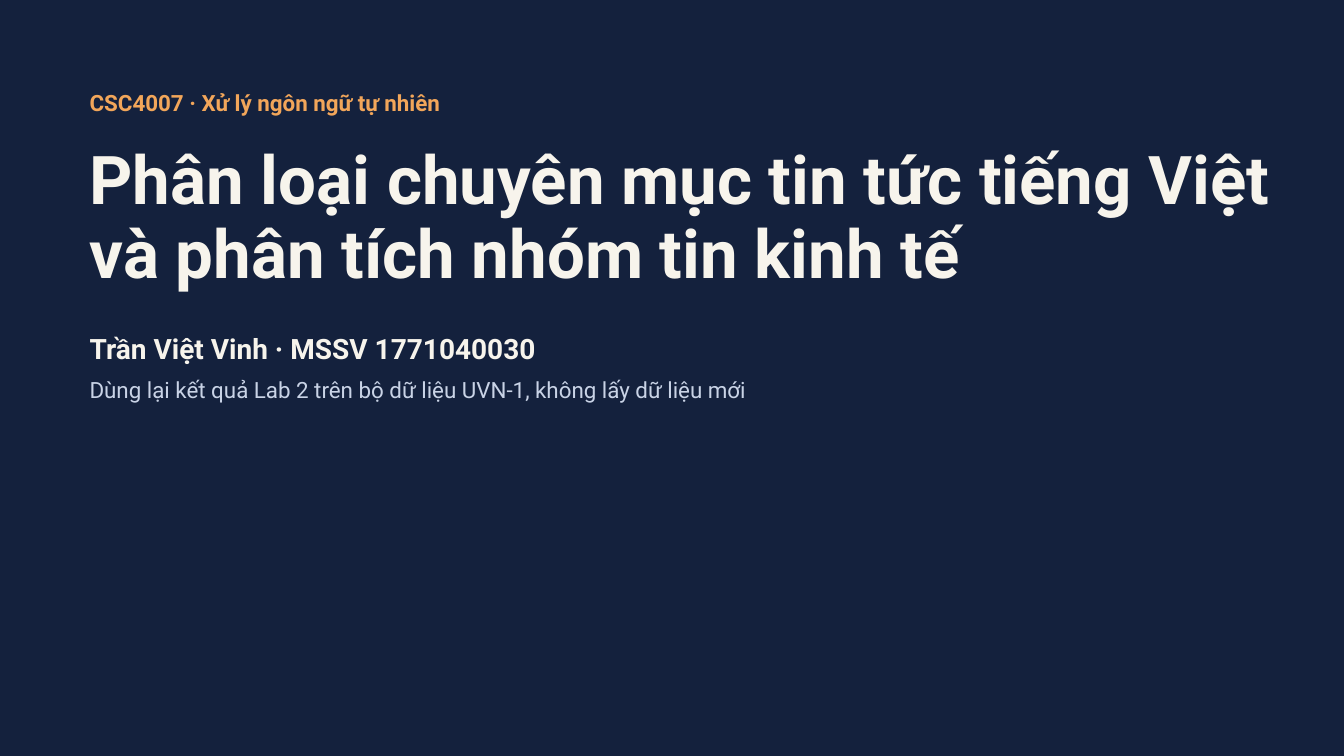
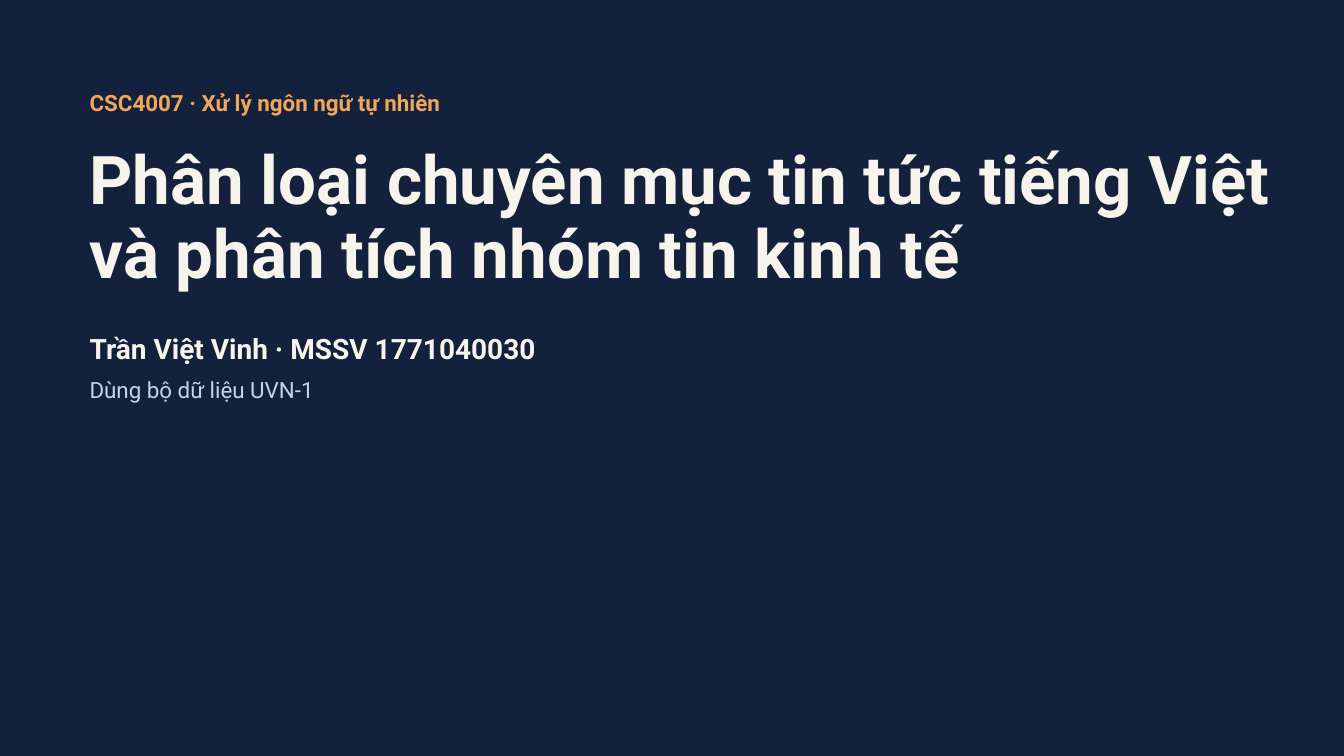
Before and after one commit to TRAN-VIET-VINH-1771040030/nlp-phan-loai-tin-tuc-kinh-te, a slide deck: slide 1 of bao_cao/slide_baocao.pptx. Drawn at 1344x756 pixels with LibreOffice and Linux fonts; fonts in the diff are those of the drawing. Boxes give left, top, right and bottom in pixels: in the first picture for what was removed or moved away, otherwise in the second. Text is boxed around its words. In the diff, an @@ line names an element or a change of style, - is before the commit and + after.

Commit message:
Du an NLP: phan loai chuyen muc tin tuc va phan tich nhom kinh te

```diff
--- a/bao_cao/slide_baocao.pptx
+++ b/bao_cao/slide_baocao.pptx
@@ text at bbox=[90, 381, 313, 403]: text changed @@
-Dùng lại kết quả Lab 2 trên bộ dữ liệu UVN-1, không lấy dữ liệu mới
+Dùng bộ dữ liệu UVN-1
```
Also in this commit, not shown: 1 other slide changed, 9 other files.
